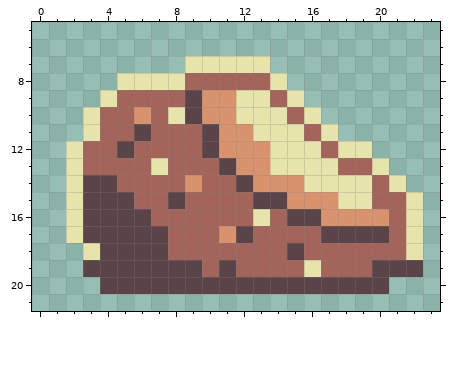
Edited in one commit: pixel-art sprite (gfx/HollowMoon/pngs_normal_24x24/furnitures/f_boulder_small/f_boulder_small_season_autumn.png). Above: the version before the commit.
The file is 24x24 pixels. Shown: x 0..23, y 5..21.
And afterwards:
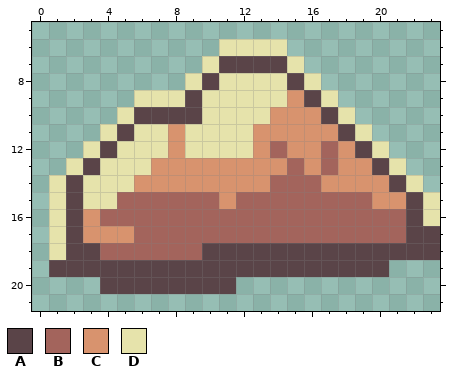
Palette (. is transparent): A #5a4448  B #a3645c  C #d8936e  D #e6e3ab
The author wrote: f_boulder_small Co-Authored-By: secretstamos <10935672+secretstamos@users.noreply.github.com>
Change:
Changed rows in their new state; - is an unchanged pixel.
first column x 1:
 6 ----------DDDD---------
 7 --------.-AAAAD--------
 8 ----....DADDD-AD-------
 9 ---..DDD-DD--DCAD------
10 --..DAAA-DD--CCCAD-----
11 --.DADDCDDDDCCCCCAD----
12 -.DADDDCDDDD-BCC-CAD---
13 --ADDDCCCCC--CBCBCCAD--
14 DADDDCCC-CCC-BBBCCCCAD-
15 DADDB--B--C-BBBBBBBCCAD
16 DACBBB------B-BBBBBB-AD
17 DACCCBB---BB----BBBB-AA
18 DAABBBB--AAAAA-AAAAAAAA
19 AA-------A-AAAAAAAA-..-
20 -----------.........---
